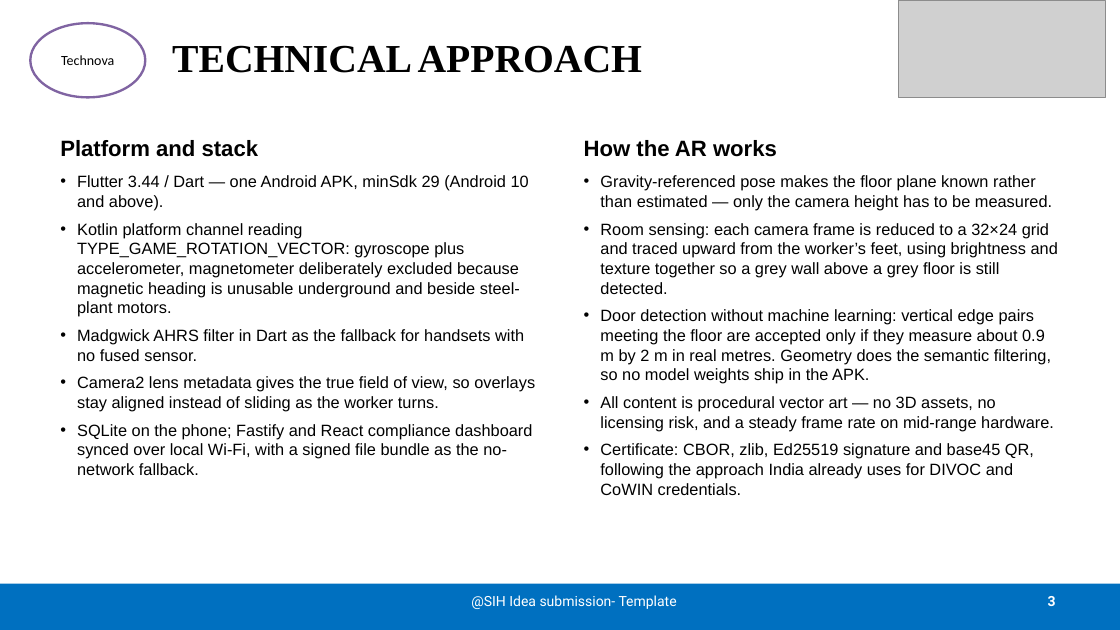
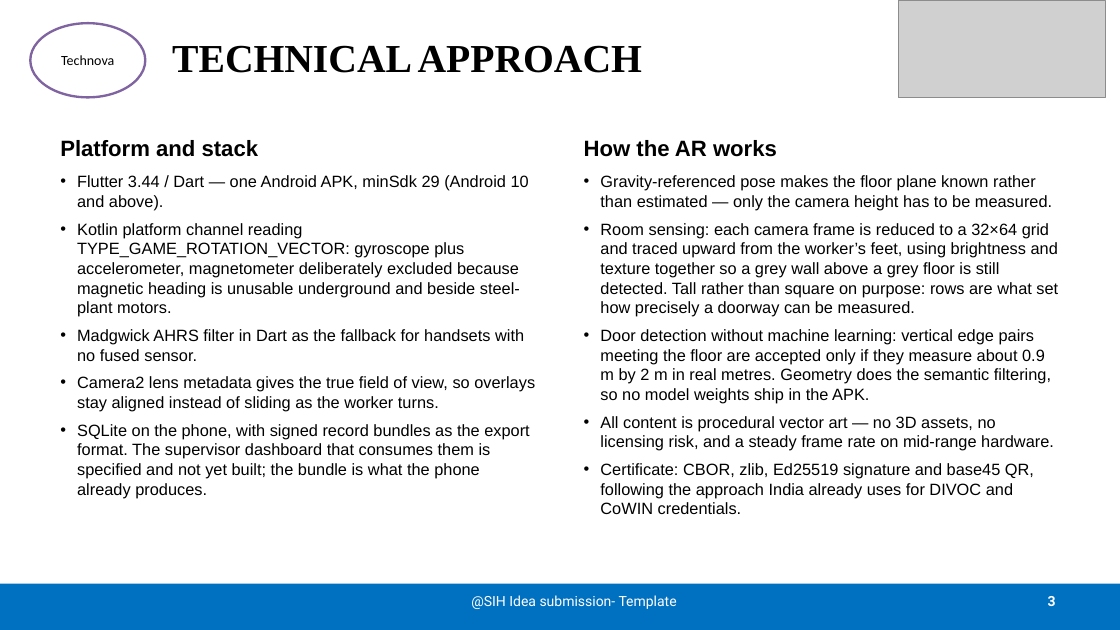
Before and after one commit to Sreevaishnavi-t/surakshaAr, a slide deck: slide 3 of docs/SurakshaAR-SIH2026-Idea.pptx. Drawn at 1120x630 pixels with LibreOffice and Linux fonts; fonts in the diff are those of the drawing; grey boxes stand for pictures. Boxes give left, top, right and bottom in pixels: in the first picture for what was removed or moved away, otherwise in the second. Text is boxed around its words. In the diff, an @@ line names an element or a change of style, - is before the commit and + after.

```diff
--- a/docs/SurakshaAR-SIH2026-Idea.pptx
+++ b/docs/SurakshaAR-SIH2026-Idea.pptx
@@ text at (600,223,1058,317): text changed @@
-• Room sensing: each camera frame is reduced to a 32×24 grid and traced upward from the worker’s feet, using brightness and texture together so a grey wall above a grey floor is still detected.
+• Room sensing: each camera frame is reduced to a 32×64 grid and traced upward from the worker’s feet, using brightness and texture together so a grey wall above a grey floor is still detected. Tall rather than square on purpose: rows are what set how precisely a doorway can be measured.
@@ text at (77,424,529,498): text changed @@
-• SQLite on the phone; Fastify and React compliance dashboard synced over local Wi-Fi, with a signed file bundle as the no-network fallback.
+• SQLite on the phone, with signed record bundles as the export format. The supervisor dashboard that consumes them is specified and not yet built; the bundle is what the phone already produces.
```
Also in this commit, not shown: 3 other slides changed, 6 other files.
